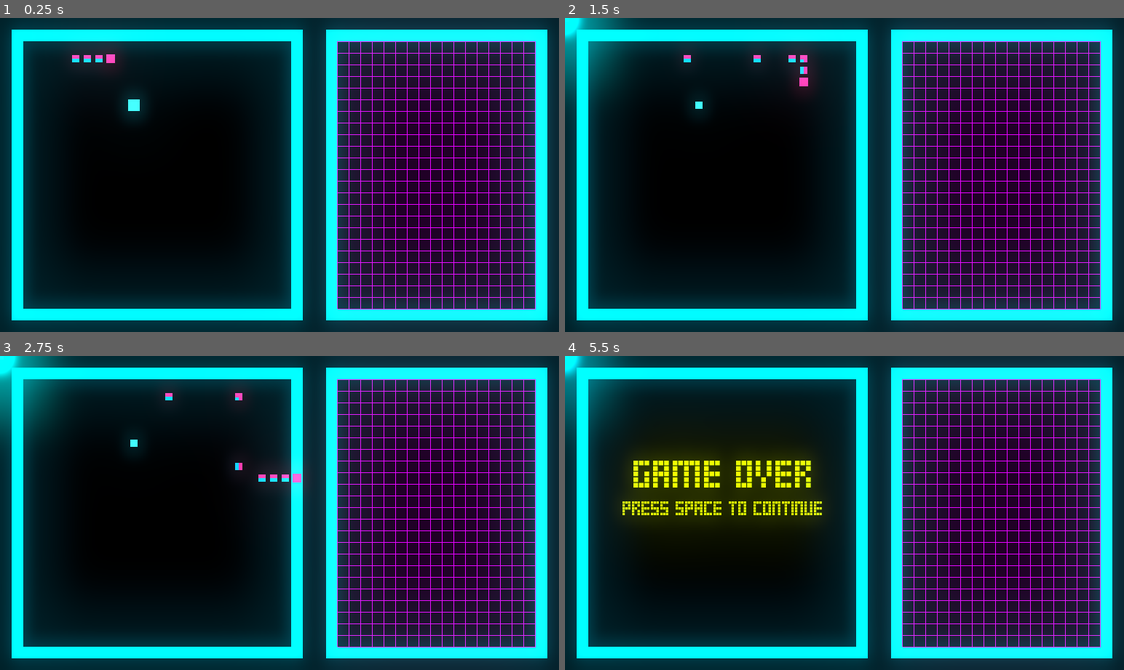
Above: before the commit, frames 1-4 (two rows, left to right).
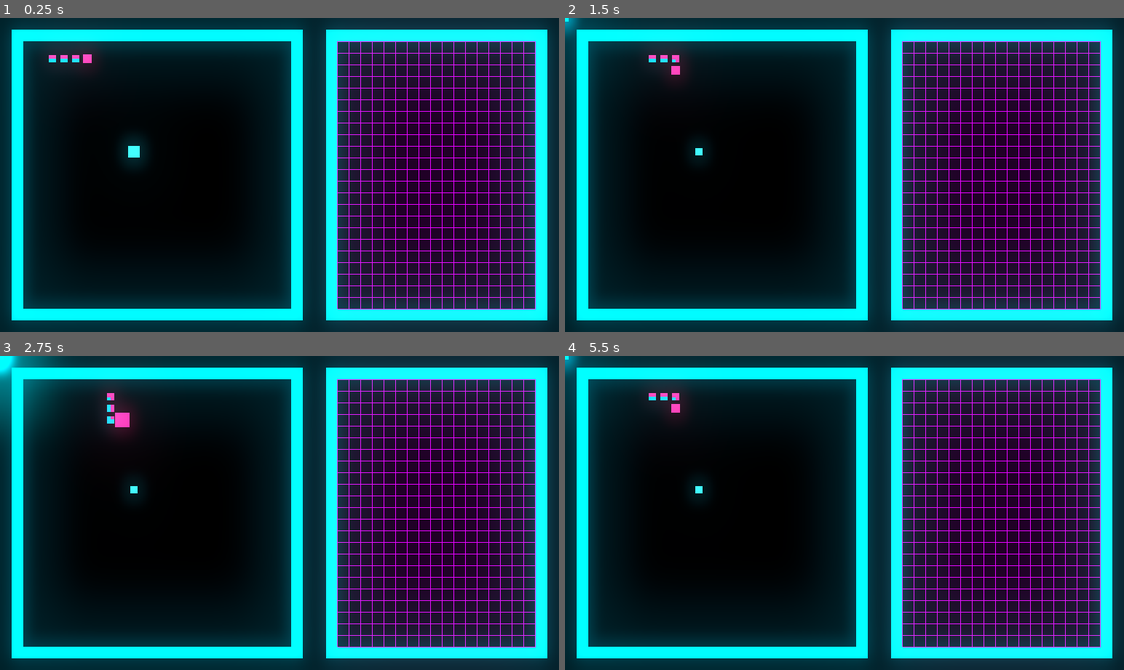
Above: after the commit, the same moments.

Repository: mikahimself/snake
Game: Godot game, scene res://scenes/GameScreen.tscn
Two runs of this game, one before a commit and one after it. Both use one fixed random seed, a clock stepped at 60 frames per second and the inputs below.
Inputs:
- Up to frame 1 (0.25 s): no input
- Up to frame 2 (1.5 s): hold Right (ui_right) 0.53-1.28 s; hold G (grow_snake) 0.53-1.28 s; tap Space (ui_select) at 0.77, 0.8, 1.07, 1.35 s; hold Down (ui_down) from 1.28 s (still down)
- Up to frame 3 (2.75 s): tap Space (ui_select) at 1.52, 1.82, 2.3 s; tap G (grow_snake) at 1.55 s; release Down (ui_down) at 2.03 s; hold Right (ui_right) from 2.03 s (still down); hold G (grow_snake) from 2.03 s (still down)
- Up to frame 4 (5.5 s): tap Enter at 2.75 s; release Right (ui_right) at 2.78 s; release G (grow_snake) at 2.78 s; hold Up (ui_up) 2.78-3.53 s; tap G (grow_snake) at 2.85, 4.35 s; tap Space (ui_select) at 3.02, 3.32, 4.52, 4.82, 5.3 s; hold Space (ui_select) 3.53-4.28 s; hold Left (ui_left) 3.53-5.03 s; tap Y (reset_game) at 4.15 s; hold Down (ui_down) from 5.03 s (still down); hold G (grow_snake) from 5.03 s (still down)

The runs differ from the first frame. In frame 1, 0.9% of the frame differs, in the area x 8-27%, y 9-48%; in frame 2, 2.6%; in frame 3, 1.8%; in frame 4, 9.9%, in the area x 0-47%, y 0-55%.

Commit message:
Cleanup. Fix movement when looping from side to side.

Diff:
--- a/scripts/GameScreen.gd
+++ b/scripts/GameScreen.gd
@@ -1,21 +1,30 @@
 extends Node2D
 
 # Arena Size
-var rows: int = 25
-var cols: int = 25
+var rows: int = 23
+var cols: int = 23
 
 var pause_state: bool = false
 
 var rng: RandomNumberGenerator
 
-var screen_w: int = 768
-var screen_h: int = 432
-var tile_size: int = 16
-var start_x: int = 120
-var start_y: int = 56
-var offset: int = 24
+const TILE_SIZE: int = 16
+const START_X: int = 120
+const START_Y: int = 56
+const OFFSET: int = 8
+
+# Game Area
+const ORIGIN_PLAYAREA_OUTER: Vector2 = Vector2(16, 16)
+const ORIGIN_PLAYAREA_INNER: Vector2 = Vector2(32, 32)
+const RECTSIZE_PLAYAREA_OUTER: Vector2 = Vector2(400, 400)
+const RECTSIZE_PLAYAREA_INNER: Vector2 = Vector2(368, 368)
+
+# Movement Limits for Snake
+var snakelimits_left_top: Vector2 = Vector2(ORIGIN_PLAYAREA_INNER.x, ORIGIN_PLAYAREA_INNER.y)
+var snakelimits_right_bot: Vector2 = Vector2(ORIGIN_PLAYAREA_INNER.x + RECTSIZE_PLAYAREA_INNER.x, ORIGIN_PLAYAREA_INNER.y + RECTSIZE_PLAYAREA_INNER.y)
+
 var game_on: bool = true
-var move_time_step: float = 0.1
+var move_time_step: float = 0.5
 var current_move_time: float = 0.0
 var snake_length: int = 0
 var special_spawn_limit = 10
@@ -28,13 +37,11 @@
 onready var special_spawn_timer: Timer = get_node("SpecialSpawnTimer")
 onready var game_over_screen = get_node("GameOverScreen")
 
-var border_top = preload("res://art/border-tile-top.png")
-
 var snake: Node2D
 var fruit: Sprite
 var special: Sprite
 
-func _ready():
+func _ready() -> void:
     rng = RandomNumberGenerator.new()
     rng.randomize()
     spawn_snake()
@@ -42,7 +49,8 @@
 
 func spawn_snake() -> void:
     snake = snake_scene.instance()
-    snake.start_position = Vector2(start_x, start_y)
+    snake.start_position = Vector2(START_X, START_Y)
+    snake.set_limits(snakelimits_left_top, snakelimits_right_bot)
     snake.connect("snake_died", self, "on_snake_dead")
     snake.connect("snake_size_grew", self, "on_snake_grew")
     snake.connect("ate_fruit", self, "on_snake_ate_fruit")
@@ -60,23 +68,23 @@
     add_child(special)
     move_special()
 
-func _draw():
-    draw_rect(Rect2(Vector2(16,16), Vector2(400,400)), Color("#01c4e7"))
-    draw_rect(Rect2(Vector2(32,32), Vector2(368,368)), Color("#000000"))
+func _draw() -> void:
+    draw_rect(Rect2(ORIGIN_PLAYAREA_OUTER, RECTSIZE_PLAYAREA_OUTER), Color("#01c4e7"))
+    draw_rect(Rect2(ORIGIN_PLAYAREA_INNER, RECTSIZE_PLAYAREA_INNER), Color("#000000"))
 
     draw_rect(Rect2(Vector2(448,16), Vector2(304,400)), Color("#01c4e7"))
     draw_rect(Rect2(Vector2(464,32), Vector2(272,368)), Color("#000000"))
 
     for i in range(2,26):
-        draw_line(Vector2(464, i * 16), Vector2(736, i * 16), Color("#c501e2"), 1)
+        draw_line(Vector2(464, i * TILE_SIZE), Vector2(736, i * TILE_SIZE), Color("#c501e2"), 1)
     for i in range(0, 18):
-        draw_line(Vector2(i * 16 + 464, 32), Vector2(i * 16 + 464, 400), Color("#c501e2"), 1)
+        draw_line(Vector2(i * TILE_SIZE + 464, 32), Vector2(i * TILE_SIZE + 464, 400), Color("#c501e2"), 1)
 
 func move_fruit() -> void:
     fruit.scale = Vector2.ZERO
-    var new_col = rng.randi_range(2, cols - 3)
-    var new_row = rng.randi_range(2, rows - 3)
-    var new_pos = Vector2(new_col * tile_size + offset, new_row * tile_size + offset)
+    var new_col = rng.randi_range(1, cols - 2)
+    var new_row = rng.randi_range(1, rows - 2)
+    var new_pos = Vector2(ORIGIN_PLAYAREA_INNER.x + TILE_SIZE * new_col + OFFSET, ORIGIN_PLAYAREA_INNER.y + TILE_SIZE * new_col + OFFSET)
 
     if snake.is_fruit_under_snake(new_pos):
         move_fruit()
@@ -88,9 +96,9 @@
 
 
 func move_special() -> void:
-    var new_col = rng.randi_range(2, cols - 3)
-    var new_row = rng.randi_range(2, rows - 3)
-    var new_pos = Vector2(new_col * tile_size + offset, new_row * tile_size + offset)
+    var new_col = rng.randi_range(1, cols - 2)
+    var new_row = rng.randi_range(1, rows - 2)
+    var new_pos = Vector2(ORIGIN_PLAYAREA_INNER.x + TILE_SIZE * new_col + OFFSET, ORIGIN_PLAYAREA_INNER.y + TILE_SIZE * new_col + OFFSET)
 
     if snake.is_fruit_under_snake(new_pos) or new_pos == fruit.position:
         move_special()
@@ -99,9 +107,7 @@
         special.position = new_pos
 
 func _process(delta) -> void:
-
     handle_input()
-
     if game_on:
         snake.check_input()
         current_move_time += delta
@@ -114,13 +120,13 @@
                 snake.check_for_special(special.position)
             current_move_time = 0
 
-func handle_input():
+func handle_input() -> void:
     if Input.is_action_pressed("reset_game"):
         reset_game()
     if Input.is_action_pressed("ui_select") and not game_on:
         reset_game()
 
-func reset_game():
+func reset_game() -> void:
     snake_length = 0
     snake.queue_free()
     fruit.queue_free()
@@ -132,25 +138,25 @@
     if special:
         special.set_disabled(true)
 
-func on_snake_dead():
+func on_snake_dead() -> void:
     game_on = false
     $GameOverTimer.start()
 
-func on_snake_ate_fruit():
+func on_snake_ate_fruit() -> void:
     move_fruit()
 
-func on_snake_ate_special():
+func on_snake_ate_special() -> void:
     special.set_disabled(true)
     print("ate special")
 
-func on_snake_grew():
+func on_snake_grew() -> void:
     snake_length += 1
     print("Snake len: ", snake_length)
     if snake_length >= special_spawn_limit and snake_length % special_spawn_divisor == 0:
         special_spawn_timer.start()
 
-func _on_SpecialSpawnTimer_timeout():
+func _on_SpecialSpawnTimer_timeout() -> void:
     spawn_special()
 
-func _on_GameOverTimer_timeout():
+func _on_GameOverTimer_timeout() -> void:
     game_over_screen.visible = true
--- a/scripts/Snake.gd
+++ b/scripts/Snake.gd
@@ -4,12 +4,17 @@
 var direction
 var previous_direction
 
-var tile_size: int = 16
+const TILE_SIZE: int = 16
+const OFFSET: int = 8
 var tiles: Array = []
 var tile_pos: Array = []
 var last_pos: Vector2 = Vector2.ZERO
 var start_position: Vector2
-var loop_borders: bool = false
+var can_loop_borders: bool = false
+
+# Play Area limits
+var snakelimits_left_top: Vector2
+var snakelimits_right_bot: Vector2
 
 onready var snake_tile: PackedScene = preload("res://scenes/SnakeTile.tscn")
 onready var snake_head_tile: PackedScene = preload("res://scenes/SnakeHeadTile.tscn")
@@ -38,7 +43,7 @@
 
 	for i in range(3):
 		var body_tile = snake_tile.instance()
-		body_tile.position = Vector2(start_position.x - tile_size - tile_size * i, start_position.y)
+		body_tile.position = Vector2(start_position.x - TILE_SIZE - TILE_SIZE * i, start_position.y)
 		snake_tiles.add_child(body_tile)
 		tiles.append(body_tile)
 		tile_pos.append(body_tile.position)
@@ -47,8 +52,11 @@
 
 	direction = directions.RIGHT
 
+func set_limits(snakelimits_lt, snakelimits_rb) -> void:
+	snakelimits_left_top = snakelimits_lt
+	snakelimits_right_bot = snakelimits_rb
+
 func check_input() -> void:
-
 	previous_direction = direction
 
 	if Input.is_action_pressed("ui_left") and direction != directions.RIGHT:
@@ -67,13 +75,13 @@
 
 	match direction:
 		directions.LEFT:
-			new_pos = Vector2(tiles[0].position.x - tile_size, tiles[0].position.y)
+			new_pos = Vector2(tiles[0].position.x - TILE_SIZE, tiles[0].position.y)
 		directions.RIGHT:
-			new_pos = Vector2(tiles[0].position.x + tile_size, tiles[0].position.y)
+			new_pos = Vector2(tiles[0].position.x + TILE_SIZE, tiles[0].position.y)
 		directions.UP:
-			new_pos = Vector2(tiles[0].position.x, tiles[0].position.y - tile_size)
+			new_pos = Vector2(tiles[0].position.x, tiles[0].position.y - TILE_SIZE)
 		directions.DOWN:
-			new_pos = Vector2(tiles[0].position.x, tiles[0].position.y + tile_size)
+			new_pos = Vector2(tiles[0].position.x, tiles[0].position.y + TILE_SIZE)
 
 	new_pos = check_borders(new_pos)
 
@@ -82,28 +90,28 @@
 		check_for_tail(new_pos)
 		tile_pos.push_front(new_pos)
 
-func check_borders(new_pos):
-	if loop_borders:
-		if new_pos.x >= 776:
-			new_pos.x = 8
-		if new_pos.x < 0:
-			new_pos.x = 760
-		if new_pos.y > 424:
-			new_pos.y = 8
-		if new_pos.y < 0:
-			new_pos.y = 424
+func check_borders(new_pos) -> Vector2:
+	if can_loop_borders:
+		if new_pos.x >= snakelimits_right_bot.x:
+			new_pos.x = snakelimits_left_top.x + OFFSET
+		if new_pos.x < snakelimits_left_top.x:
+			new_pos.x = snakelimits_right_bot.x - OFFSET
+		if new_pos.y > snakelimits_right_bot.y:
+			new_pos.y = snakelimits_left_top.y + OFFSET
+		if new_pos.y < snakelimits_left_top.y:
+			new_pos.y = snakelimits_right_bot.y - OFFSET
 	else:
-		if new_pos.x >= 416:
-			new_pos.x = 408
-			die()
-		if new_pos.x < 24:
-			new_pos.x = 24
-			die()
-		if new_pos.y > 416:
-			new_pos.y = 416
-			die()
-		if new_pos.y < 24:
-			new_pos.y = 24
+		if new_pos.x >= snakelimits_right_bot.x:
+			new_pos.x = snakelimits_right_bot.x
+			die()
+		if new_pos.x < snakelimits_left_top.x:
+			new_pos.x = snakelimits_left_top.x
+			die()
+		if new_pos.y > snakelimits_right_bot.y:
+			new_pos.y = snakelimits_right_bot.y
+			die()
+		if new_pos.y < snakelimits_left_top.y:
+			new_pos.y = snakelimits_left_top.y
 			die()
 	return new_pos
 
@@ -174,7 +182,6 @@
 				else:
 					tiles[i].rotation_degrees = 90
 
-
 	tiles[-1].visible = true
 
 func check_for_fruit(fruit_position) -> void:
@@ -193,7 +200,7 @@
 	else:
 		return false
 
-func die():
+func die() -> void:
 	alive = false
 	tiles[0].get_node("AnimationPlayer").play("Die")
 	emit_signal("snake_died")
@@ -202,7 +209,7 @@
 	if tile_pos.has(new_pos):
 		die()
 
-func eat_fruit():
+func eat_fruit() -> void:
 	var tile = snake_tile.instance()
 	tile.position = last_pos
 	snake_tiles.add_child(tile)
@@ -211,5 +218,5 @@
 	tiles[0].get_node("AnimationPlayer").play("EatFruit")
 	emit_signal("snake_size_grew")
 
-func eat_special():
+func eat_special() -> void:
 	tiles[0].get_node("AnimationPlayer").play("EatSpecial")
